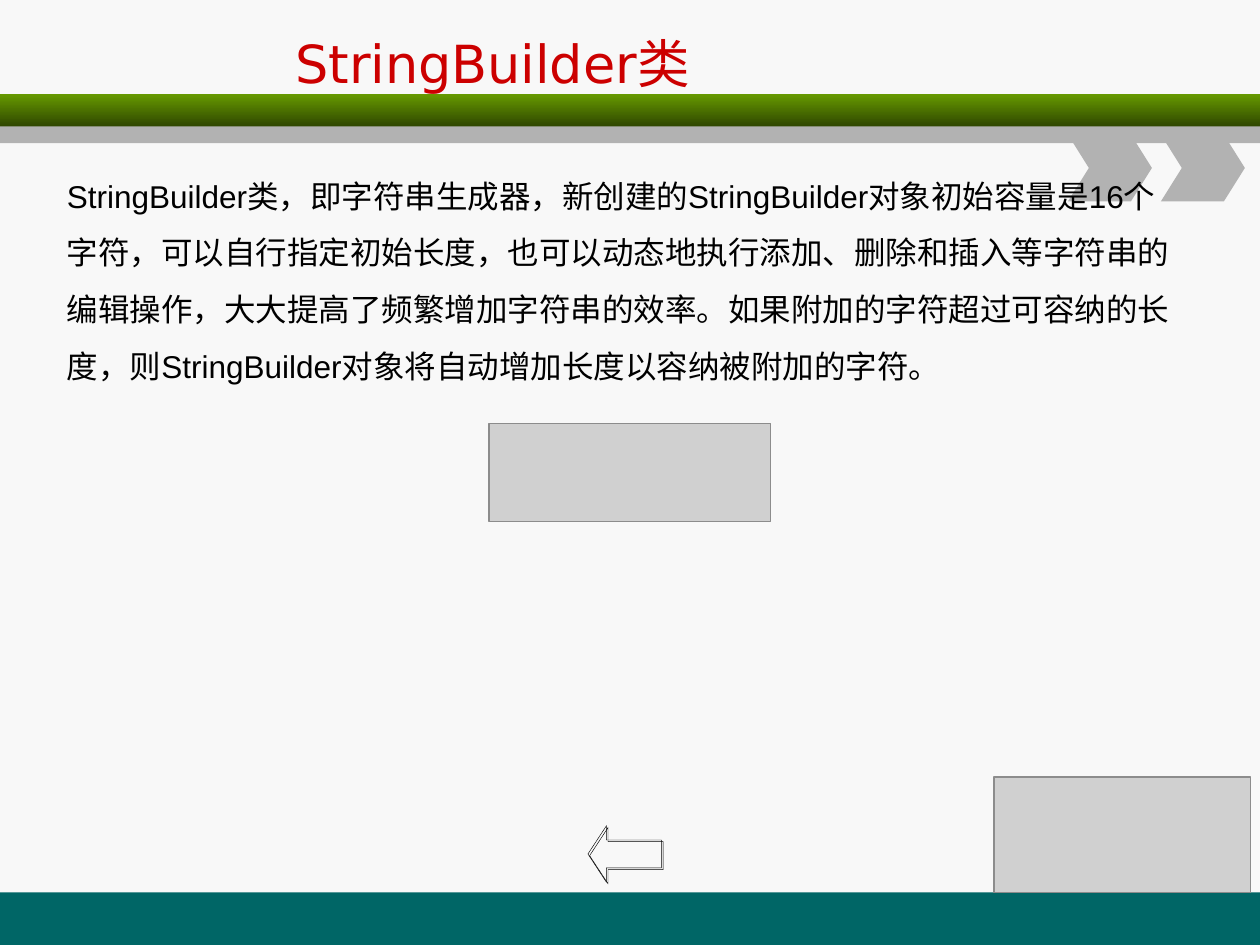
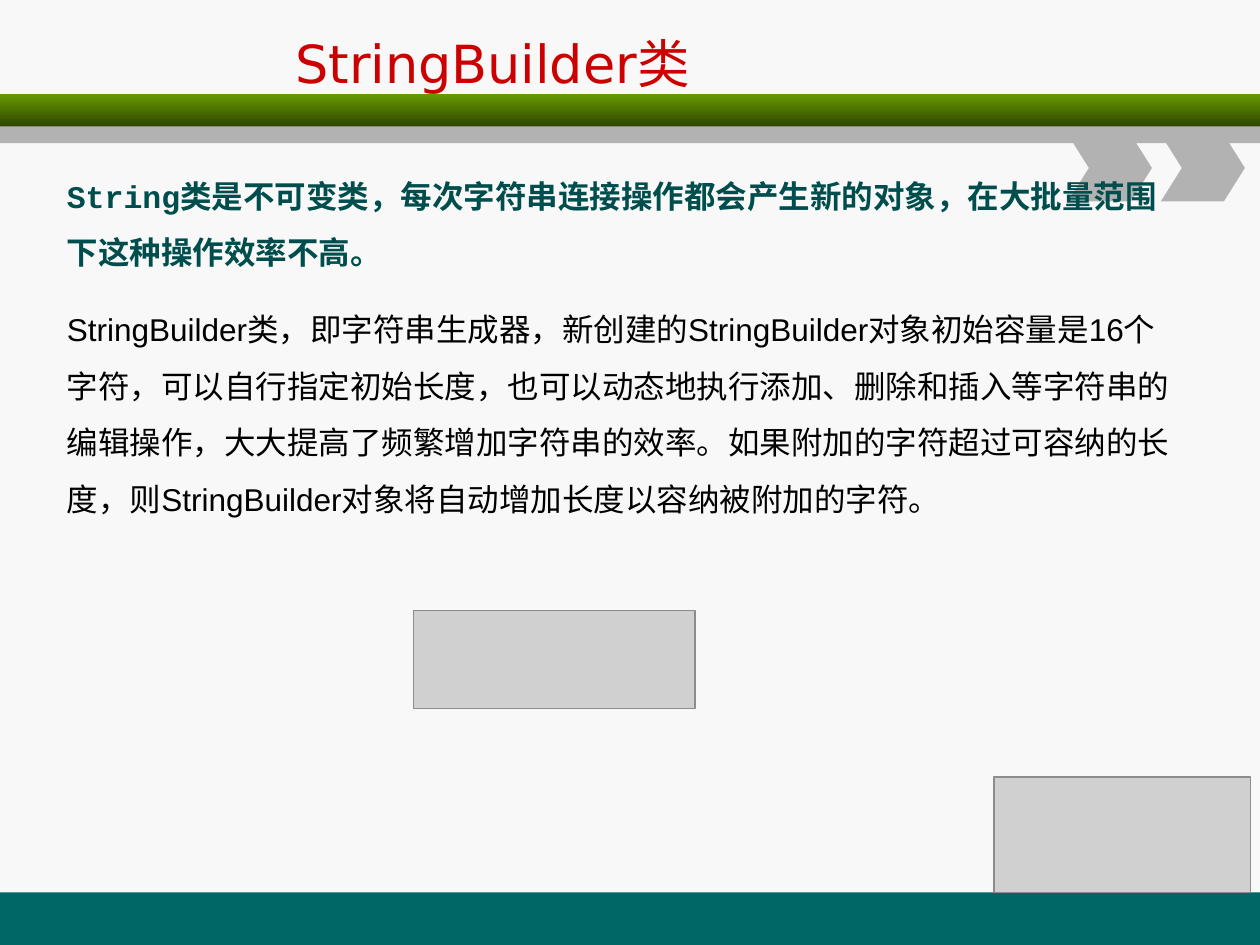
Before and after one commit to christwei/gitDoc, a slide deck: slide 71 of 课件/环宇/java编程基础/A2.ppt (slide 74 before the commit). Drawn at 1260x945 pixels with LibreOffice and Linux fonts; fonts in the diff are those of the drawing; grey boxes stand for pictures. Boxes give left, top, right and bottom in pixels: in the first picture for what was removed or moved away, otherwise in the second. Text is boxed around its words. In the diff, an @@ line names an element or a change of style, - is before the commit and + after.

```diff
--- a/课件/环宇/java编程基础/A2.ppt
+++ b/课件/环宇/java编程基础/A2.ppt
@@ text at (67, 185, 1157, 267): paragraph added @@
+String类是不可变类，每次字符串连接操作都会产生新的对象，在大批量范围下这种操作效率不高。
@@ picture: place and size @@
-picture at (489, 423, 771, 522)
+picture at (413, 610, 696, 708)
@@ left arrow removed at (588, 827, 662, 882) @@
```
Also in this commit, not shown: 13 other slides changed, 1 slide added, 4 slides removed, 22 other files.
